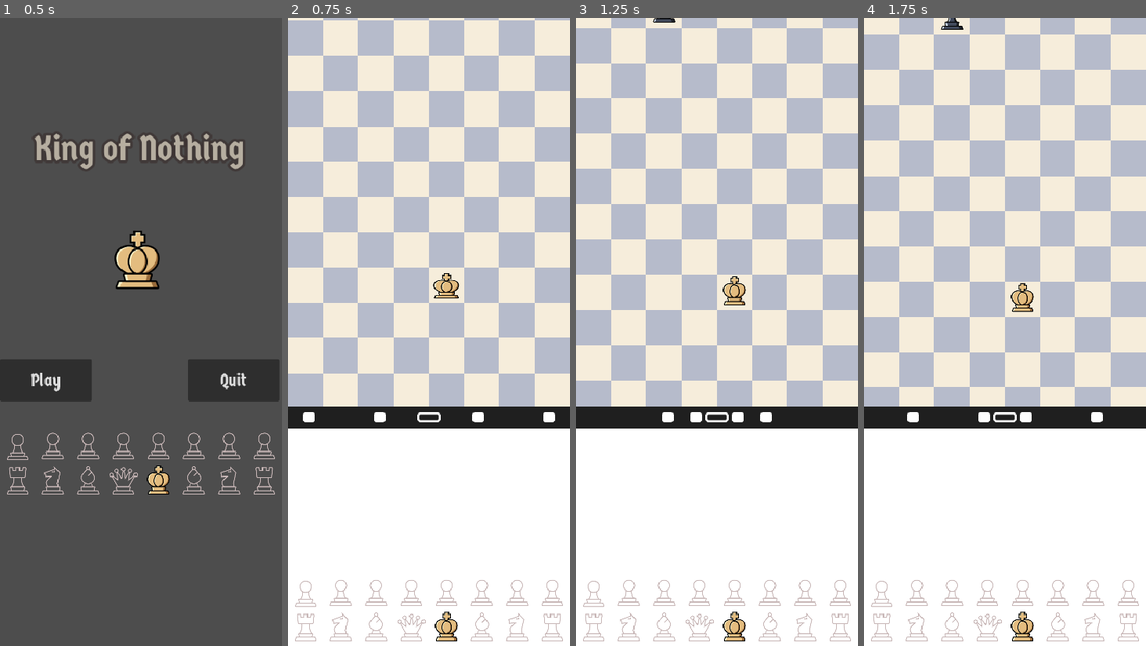
Above: before the commit, frames 1-4 (left to right).
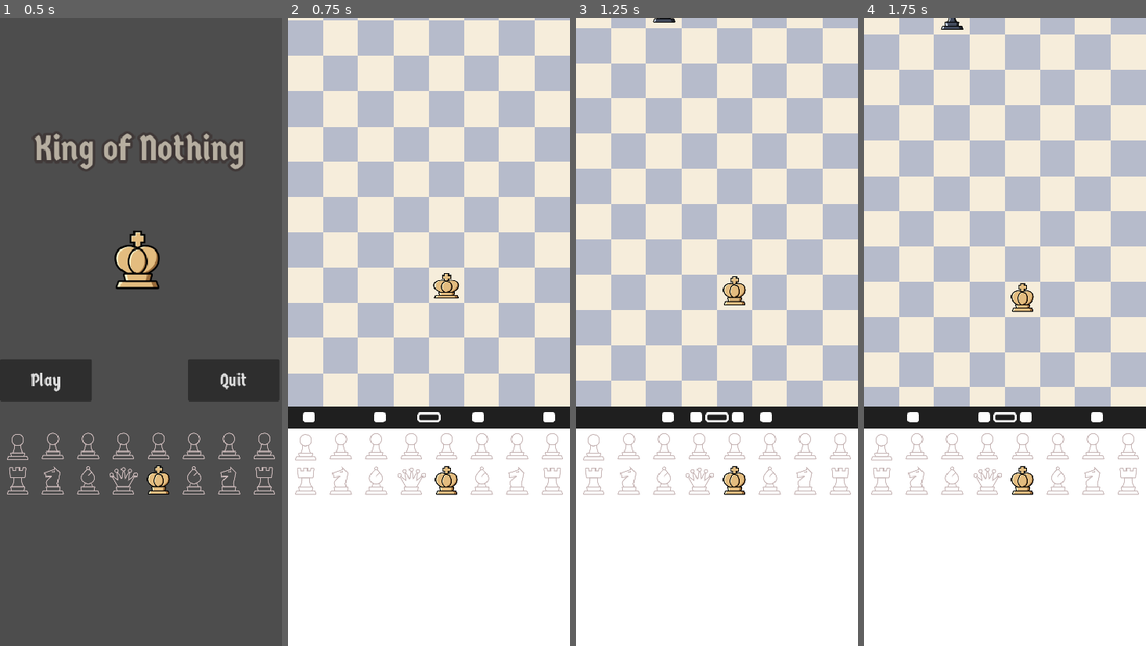
Above: after the commit, the same moments.

Repository: notapixelstudio/king_of_nothing
Game: Godot game, scene res://Main.tscn
The game is run twice, just before and just after one commit, with the same random seed, the same clock (stepped at 60 frames per second) and the same inputs. Sound files missing from this copy of the repository are replaced by a short silence.
Inputs (mouse positions are in pixels of both pictures, inside the frame that each line leads up to):
- Up to frame 1 (0.5 s): no input
- Up to frame 2 (0.75 s): click "Play" at 0.5 s
- Up to frame 3 (1.25 s): no input
- Up to frame 4 (1.75 s): tap Enter (ui_accept) at 1.25, 1.52 s; move the mouse to (1067, 300) at 1.27 s; press the mouse at (1067, 300) at 1.28 s; hold Right (ui_right) from 1.28 s (still down)

Frame 1 is identical in both runs. In frame 2, 2.7% of the frame differs, in the area x 2-98%, y 66-100%; in frame 3, 2.7%; in frame 4, 2.7%.

Commit message:
controls moved at bottom of UI

Diff:
--- a/godot/World.tscn
+++ b/godot/World.tscn
@@ -61,7 +61,7 @@
 grow_vertical = 2
 
 [node name="ScoreBoard" type="Node2D" parent="CanvasLayer" unique_id=1326908752]
-position = Vector2(0, 758)
+position = Vector2(0, 559)
 scale = Vector2(0.75, 0.75)
 
 [node name="Pawn0" parent="CanvasLayer/ScoreBoard" unique_id=661445872 instance=ExtResource("7")]
@@ -153,7 +153,7 @@
 
 [node name="Stuff" type="Node2D" parent="CanvasLayer" unique_id=2079244696]
 modulate = Color(1, 1, 1, 0.498039)
-position = Vector2(96, 565)
+position = Vector2(96, 656)
 
 [node name="TouchScreenButton4" type="TouchScreenButton" parent="CanvasLayer/Stuff" unique_id=1023650596]
 position = Vector2(32, 76)
